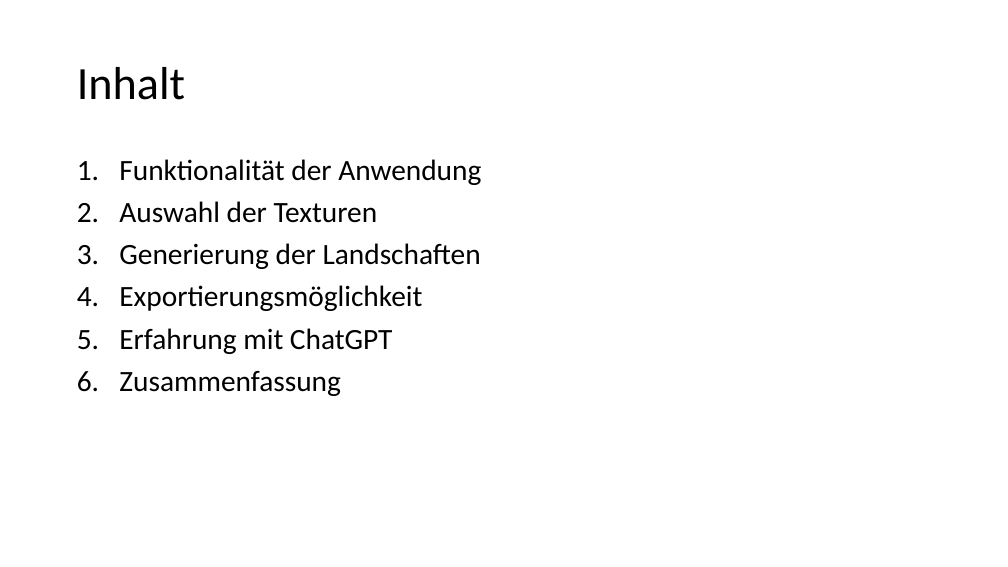
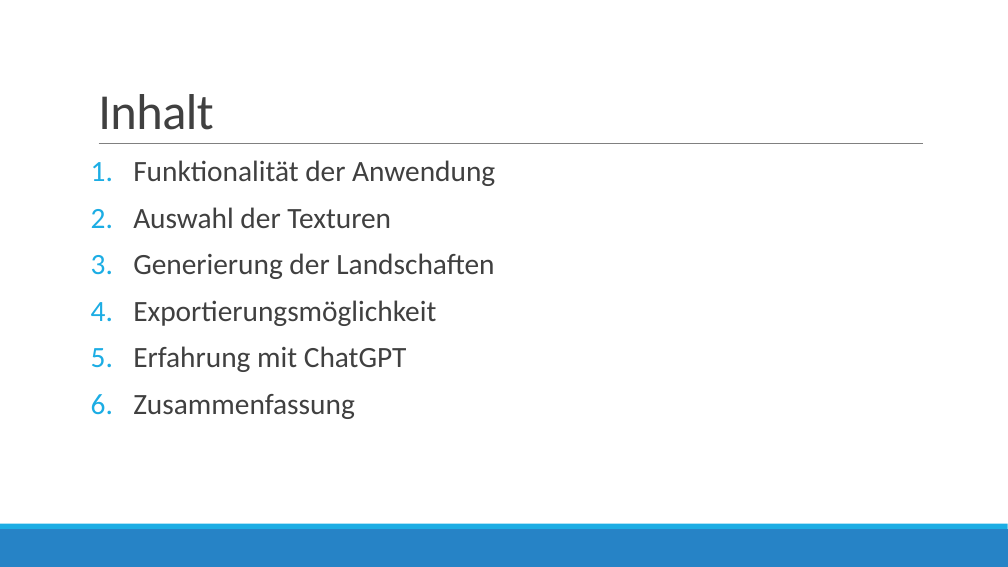
Before and after one commit to JanNiclasRuppenthal/SP_Portfolio01, a slide deck: slide 2 of slides/Portfolio01_Slides.pptx. Drawn at 1008x567 pixels with LibreOffice and Linux fonts; fonts in the diff are those of the drawing. Boxes give left, top, right and bottom in pixels: in the first picture for what was removed or moved away, otherwise in the second. Text is boxed around its words. In the diff, an @@ line names an element or a change of style, - is before the commit and + after.

```diff
--- a/slides/Portfolio01_Slides.pptx
+++ b/slides/Portfolio01_Slides.pptx
@@ title "Inhalt": place and size @@
-title "Inhalt" at (77,67,185,100)
+title "Inhalt" at (98,94,213,130)
@@ title "Inhalt" at (98,94,213,130): size 44 to 48 pt, text colour #000000 to #404040, letter spacing 0 to -0.5 pt; line spacing 0.9 to 0.85; vertical alignment middle to bottom @@
@@ line added from (99, 144) to (923, 144), #808080 0.5 pt @@
@@ text "Funktionalität der Anwendung": place and size @@
-text "Funktionalität der Anwendung" at (119,159,481,396)
+text "Funktionalität der Anwendung" at (133,160,495,419)
@@ text "Funktionalität der Anwendung" at (133,160,495,419): text colour #000000 to #404040; more space between paragraphs @@
@@ rectangle added at (0,529,1008,567), fill #2683C6 @@
@@ rectangle added at (0,524,1008,529), fill #1CADE4 @@
```
Also in this commit, not shown: 11 other slides changed, 1 slide added, 1 slide removed, 2 other files.
